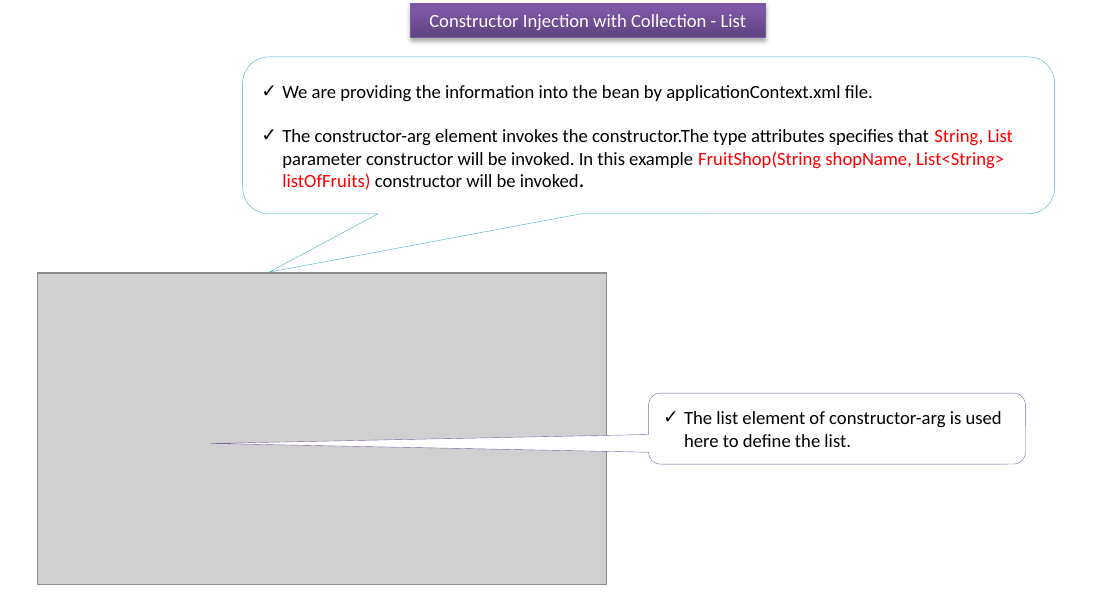
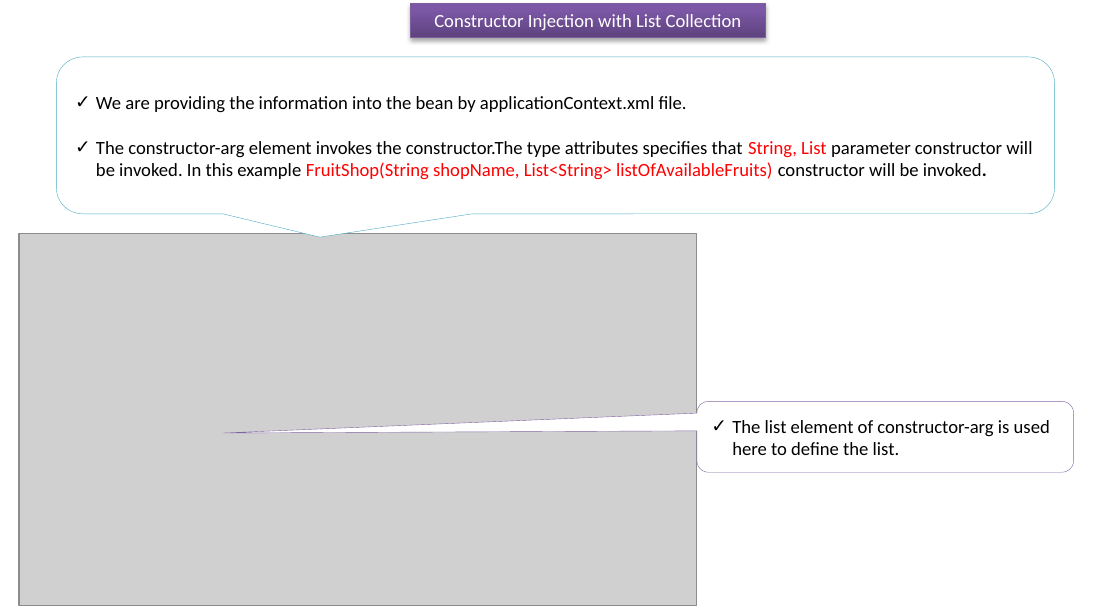
Before and after one commit to ramram43210/javaee, a slide deck: slide 3 of Later/Spring/4_Dependency_Injection/8/Constructor Injection with Collection_List.pptx. Drawn at 1120x616 pixels with LibreOffice and Linux fonts; fonts in the diff are those of the drawing; grey boxes stand for pictures. Boxes give left, top, right and bottom in pixels: in the first picture for what was removed or moved away, otherwise in the second. Text is boxed around its words. In the diff, an @@ line names an element or a change of style, - is before the commit and + after.

```diff
--- a/Later/Spring/4_Dependency_Injection/8/Constructor Injection with Collection_List.pptx
+++ b/Later/Spring/4_Dependency_Injection/8/Constructor Injection with Collection_List.pptx
@@ text in rectangle at (x1=434, y1=14, x2=741, y2=30): text changed @@
-Constructor Injection with Collection - List
+Constructor Injection with List Collection
@@ rounded speech box "We are providing the information ..." at (x1=56, y1=57, x2=1054, y2=214): proportions changed @@
@@ rounded speech box "We are providing the information ..." resized from (x1=243, y1=57, x2=1055, y2=214) to (x1=56, y1=57, x2=1054, y2=214) @@
@@ text in rounded speech box at (x1=96, y1=141, x2=1032, y2=180): text changed @@
-✓ The constructor-arg element invokes the constructor.The type attributes specifies that String, List parameter constructor will be invoked. In this example FruitShop(String shopName, List<String> listOfFruits) constructor will be invoked.
+✓ The constructor-arg element invokes the constructor.The type attributes specifies that String, List parameter constructor will be invoked. In this example FruitShop(String shopName, List<String> listOfAvailableFruits) constructor will be invoked.
@@ picture resized from (x1=38, y1=273, x2=607, y2=585) to (x1=19, y1=233, x2=697, y2=605) @@
@@ rounded speech box "The list element of constructor-arg ..." moved from (x1=648, y1=393, x2=1025, y2=464) to (x1=697, y1=401, x2=1073, y2=472) @@
@@ rounded speech box "The list element of constructor-arg ..." at (x1=697, y1=401, x2=1073, y2=472): proportions changed @@
```
Also in this commit, not shown: 4 other slides changed, 5 other files.
